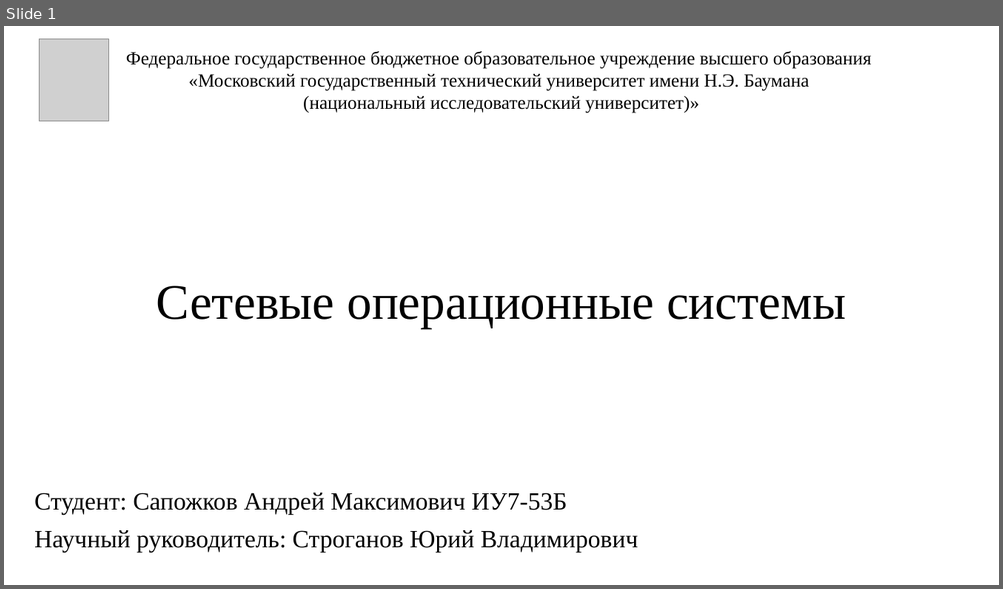
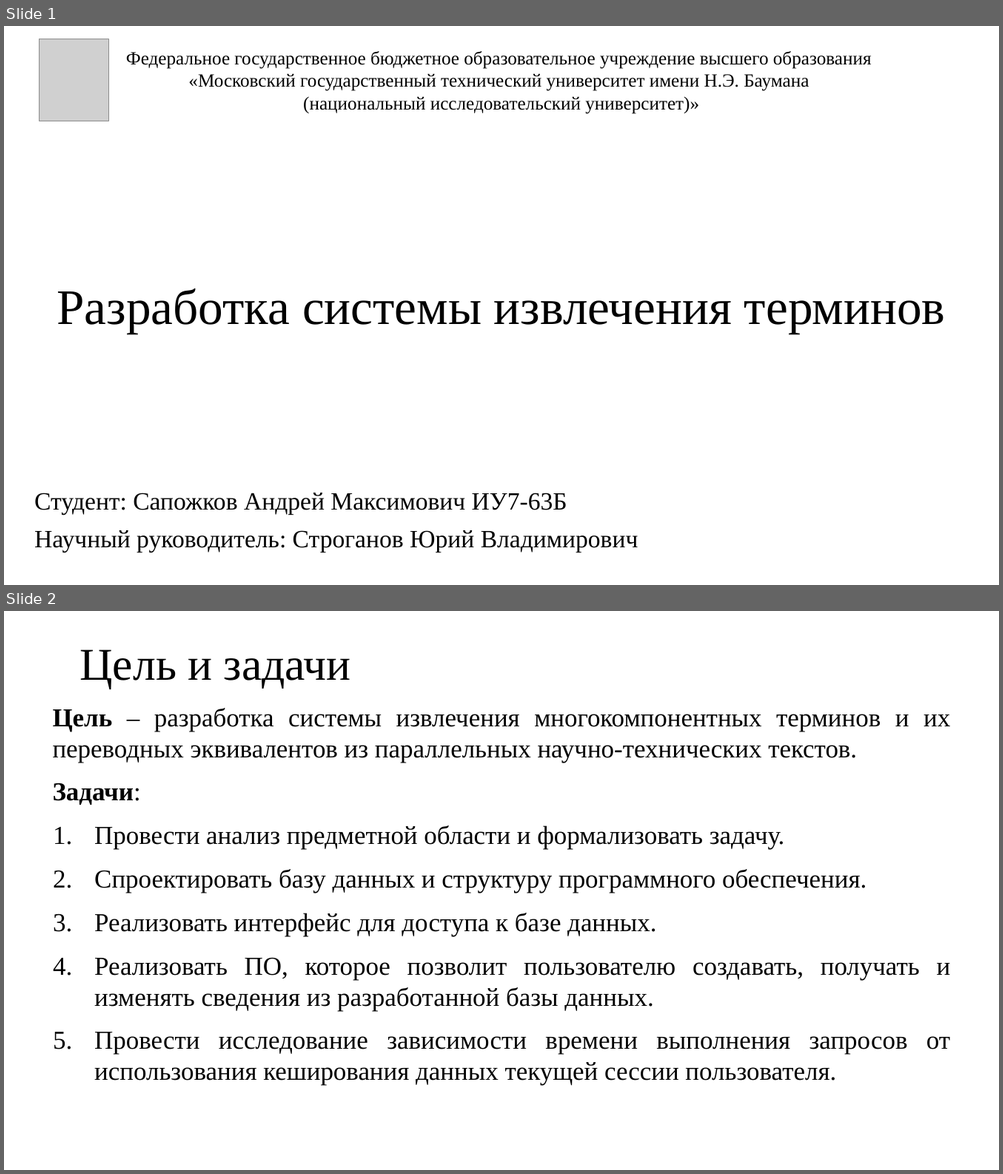
Before and after one commit to Inspirate789/Thermy-backend, a slide deck: docs/presentation/databases/presentation.pptx. Shown one above the other, each under a label of ours: slide 1 before the commit, slides 1 and 2 after it. The pictures are 1003x589 and 1003x1174 pixels, drawn with LibreOffice and Linux fonts; fonts in the diff are those of the drawing; grey boxes stand for pictures. Boxes give left, top, right and bottom in pixels: in the first picture for what was removed or moved away, otherwise in the second. Text is boxed around its words. In the diff, an @@ line names an element or a change of style, - is before the commit and + after.

```diff
--- a/docs/presentation/databases/presentation.pptx
+++ b/docs/presentation/databases/presentation.pptx
@@ slide 2 added at <box>4,611,999,1170</box>, background #FFFFFF @@
@@ title added at <box>79,649,351,688</box>, 44 pt, text #000000 @@
+Цель и задачи
@@ text added at <box>53,708,950,1086</box>, 25 pt, text #000000 @@
+Цель – разработка системы извлечения многокомпонентных терминов и их переводных эквивалентов из параллельных научно-технических текстов.
+Задачи:
+1. Провести анализ предметной области и формализовать задачу.
+2. Спроектировать базу данных и структуру программного обеспечения.
+3. Реализовать интерфейс для доступа к базе данных.
+4. Реализовать ПО, которое позволит пользователю создавать, получать и изменять сведения из разработанной базы данных.
+5. Провести исследование зависимости времени выполнения запросов от использования кеширования данных текущей сессии пользователя.
@@ slide 1 changed as well @@
@@ title at <box>57,289,945,334</box>: text changed @@
-Сетевые операционные системы
+Разработка системы извлечения терминов
@@ subtitle at <box>34,493,567,515</box>: text changed @@
-Студент: Сапожков Андрей Максимович ИУ7-53Б
+Студент: Сапожков Андрей Максимович ИУ7-63Б
```
Also in this commit, not shown: 11 other slides added, 8 slides removed, 4 other files.
